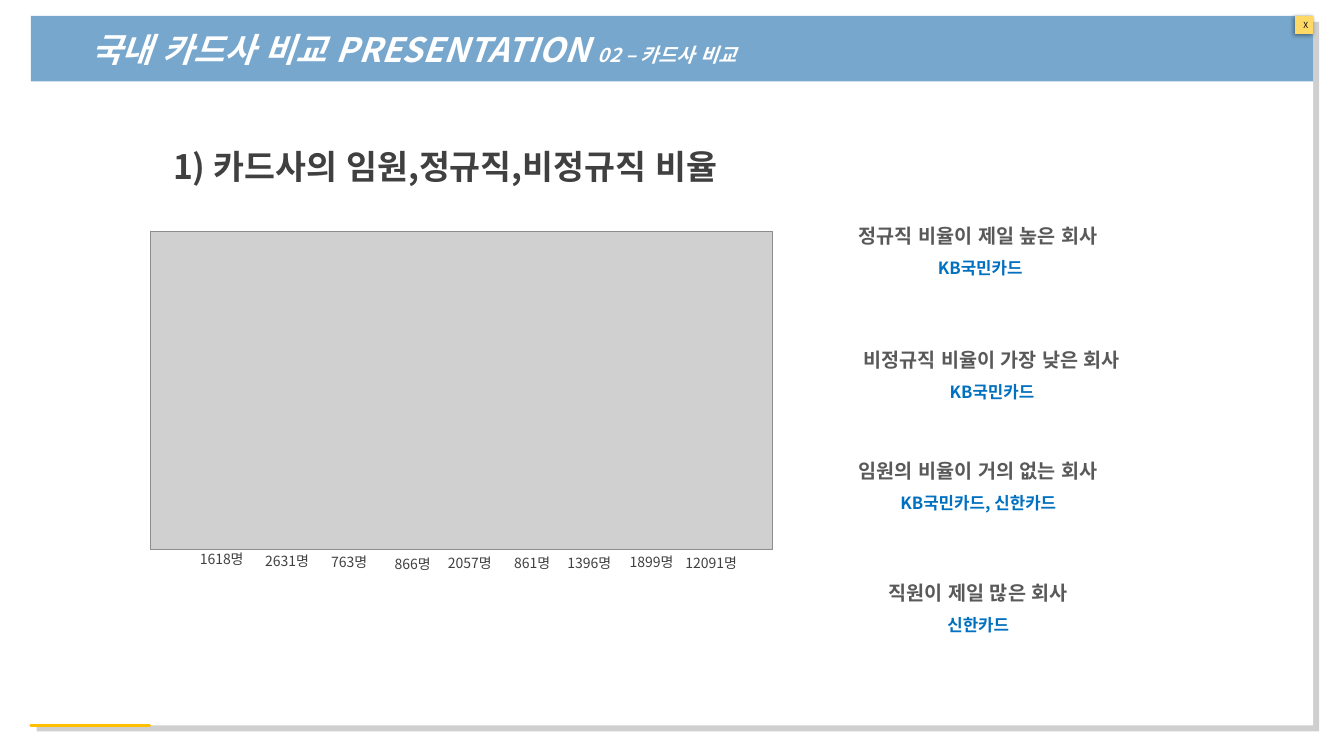
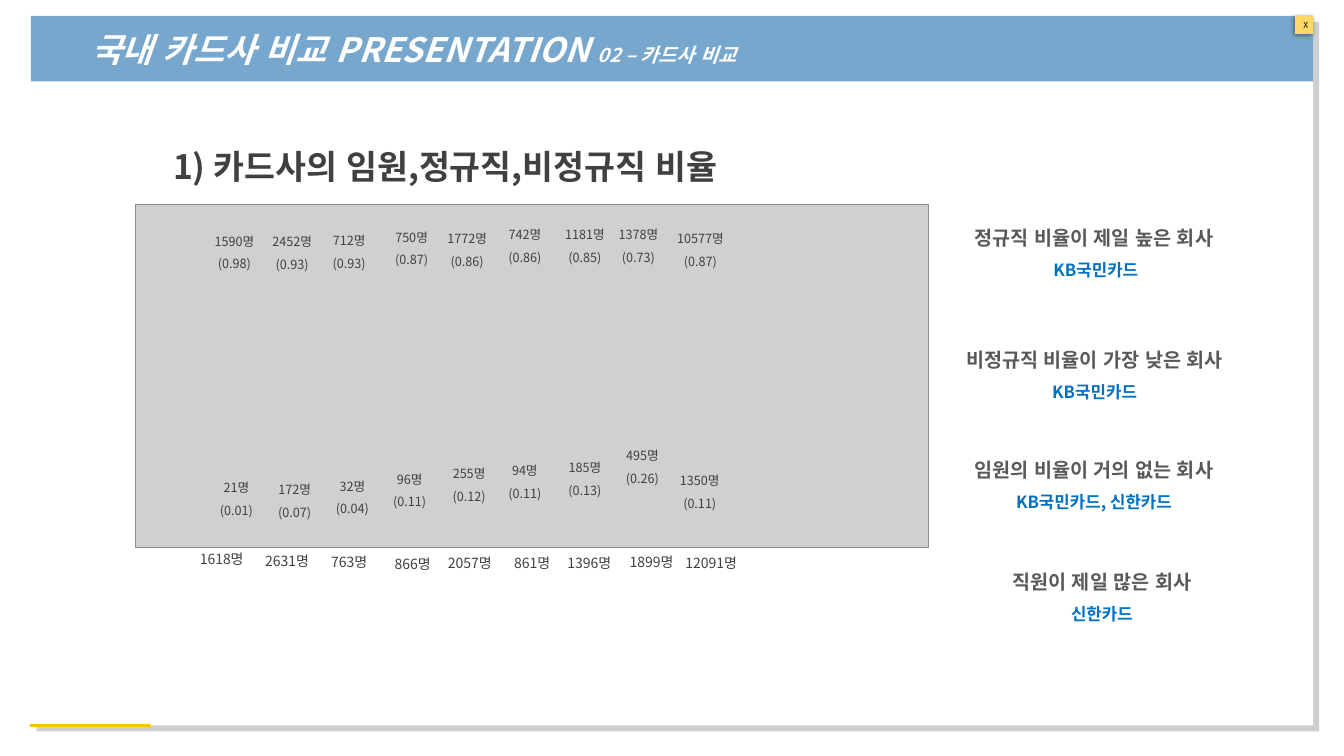
Before and after one commit to yeonji0-0/-22-01-24-, a slide deck: slide 5 of 개인 EDA 프레젠테이션.pptx. Drawn at 1344x756 pixels with LibreOffice and Linux fonts; fonts in the diff are those of the drawing; grey boxes stand for pictures. Boxes give left, top, right and bottom in pixels: in the first picture for what was removed or moved away, otherwise in the second. Text is boxed around its words. In the diff, an @@ line names an element or a change of style, - is before the commit and + after.

```diff
--- a/개인 EDA 프레젠테이션.pptx
+++ b/개인 EDA 프레젠테이션.pptx
@@ picture: place and size @@
-picture at (150,232,772,551)
+picture at (135,205,929,547)
@@ text "정규직 비율이 제일 높은 회사": place and size @@
-text "정규직 비율이 제일 높은 회사" at (859,226,1097,276)
+text "정규직 비율이 제일 높은 회사" at (974,228,1213,278)
@@ text added at (215,236,255,270), 9 pt, text #404040 @@
+1590명
+(0.98)
@@ text added at (272,235,312,271), 9 pt, text #404040 @@
+2452명
+(0.93)
@@ text added at (333,234,366,270), 9 pt, text #404040 @@
+712명
+(0.93)
@@ text added at (395,231,428,266), 9 pt, text #404040 @@
+750명
+(0.87)
@@ text added at (447,232,487,268), 9 pt, text #404040 @@
+1772명
+(0.86)
@@ text added at (508,229,542,264), 9 pt, text #404040 @@
+742명
+(0.86)
@@ text added at (565,228,605,264), 9 pt, text #404040 @@
+1181명
+(0.85)
@@ text added at (619,229,659,264), 9 pt, text #404040 @@
+1378명
+(0.73)
@@ text added at (677,232,724,268), 9 pt, text #404040 @@
+10577명
+(0.87)
@@ text "비정규직 비율이 가장 낮은 회사": place and size @@
-text "비정규직 비율이 가장 낮은 회사" at (863,350,1120,400)
+text "비정규직 비율이 가장 낮은 회사" at (966,350,1223,400)
@@ text added at (626,449,659,485), 9 pt, text #404040 @@
+495명
+(0.26)
@@ text "임원의 비율이 거의 없는 회사": place and size @@
-text "임원의 비율이 거의 없는 회사" at (859,461,1097,513)
+text "임원의 비율이 거의 없는 회사" at (974,460,1213,512)
@@ text added at (453,467,486,503), 9 pt, text #404040 @@
+255명
+(0.12)
@@ text added at (508,464,541,500), 9 pt, text #404040 @@
+94명
+(0.11)
@@ text added at (568,462,602,497), 9 pt, text #404040 @@
+185명
+(0.13)
@@ text added at (680,474,720,510), 9 pt, text #404040 @@
+1350명
+(0.11)
@@ text added at (220,482,253,517), 9 pt, text #404040 @@
+21명
+(0.01)
@@ text added at (278,483,311,519), 9 pt, text #404040 @@
+172명
+(0.07)
@@ text added at (336,481,369,515), 9 pt, text #404040 @@
+32명
+(0.04)
@@ text added at (393,496,426,508), 9 pt, text #404040 @@
+96명
+(0.11)
@@ text "직원이 제일 많은 회사": place and size @@
-text "직원이 제일 많은 회사" at (889,583,1068,633)
+text "직원이 제일 많은 회사" at (1012,572,1191,622)
```
Also in this commit, not shown: 6 other slides changed, 4 slides removed, 15 other files.
